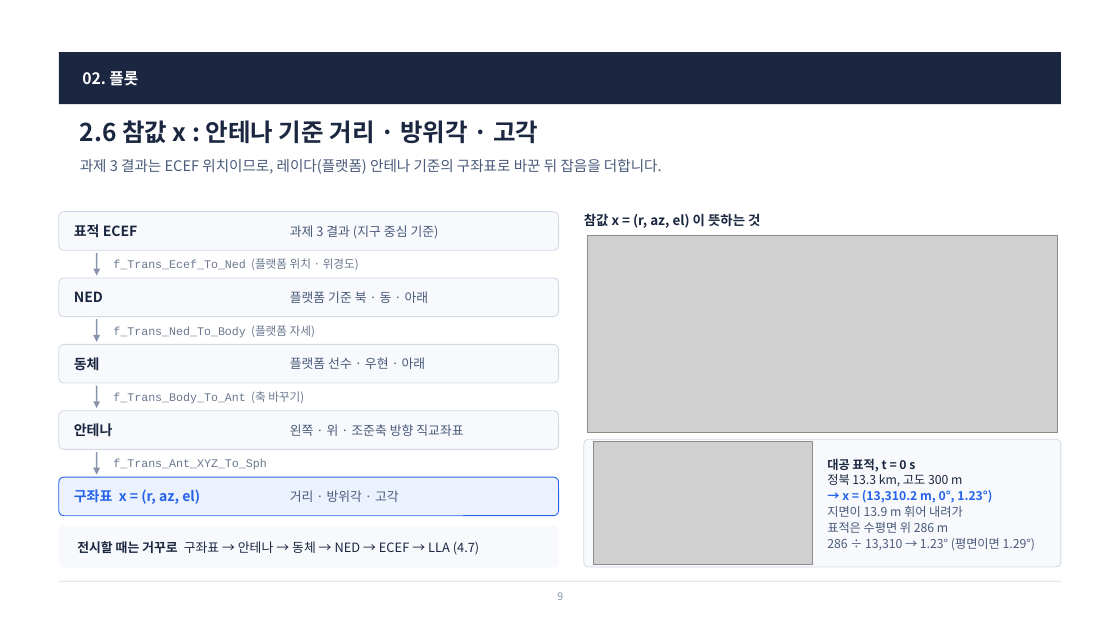
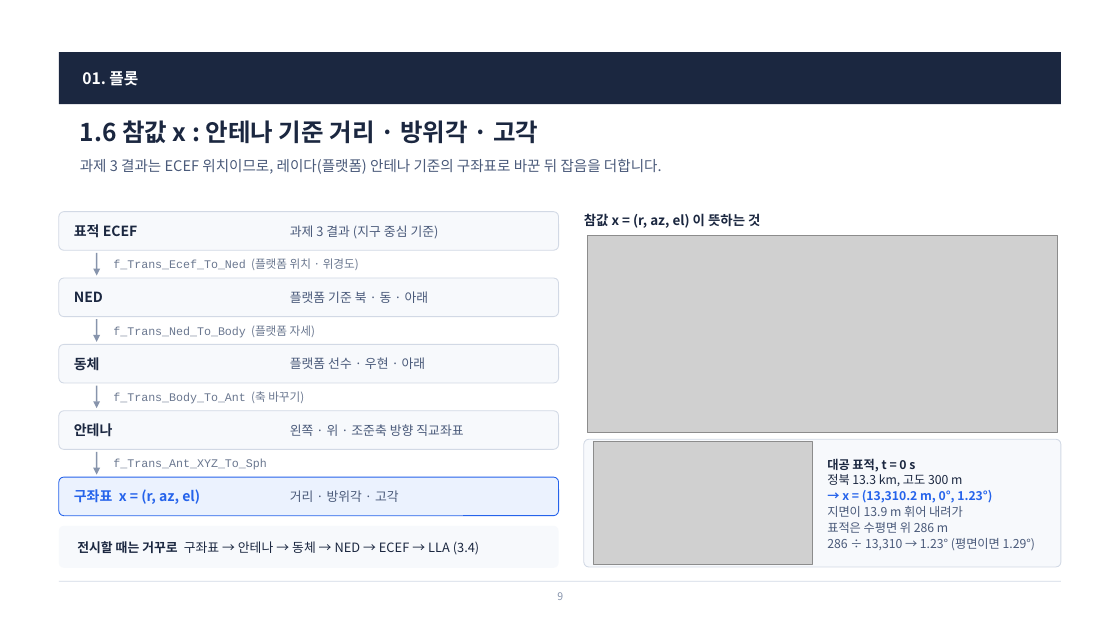
Before and after one commit to harley-hwan/radar-sw-study, a slide deck: slide 9 of Part4_Plot_Clutter_Sim/ref/산출물/Chapter4_PlotClutterSim.pptx. Drawn at 1120x630 pixels with LibreOffice and Linux fonts; fonts in the diff are those of the drawing; grey boxes stand for pictures. Boxes give left, top, right and bottom in pixels: in the first picture for what was removed or moved away, otherwise in the second. Text is boxed around its words. In the diff, an @@ line names an element or a change of style, - is before the commit and + after.

```diff
--- a/Part4_Plot_Clutter_Sim/ref/산출물/Chapter4_PlotClutterSim.pptx
+++ b/Part4_Plot_Clutter_Sim/ref/산출물/Chapter4_PlotClutterSim.pptx
@@ text at box(82, 71, 138, 86): text changed @@
-02. 플롯
+01. 플롯
@@ title at box(80, 120, 538, 144): text changed @@
-2.6 참값 x : 안테나 기준 거리 · 방위각 · 고각
+1.6 참값 x : 안테나 기준 거리 · 방위각 · 고각
@@ text at box(77, 541, 480, 555): text changed @@
-전시할 때는 거꾸로 구좌표 → 안테나 → 동체 → NED → ECEF → LLA (4.7)
+전시할 때는 거꾸로 구좌표 → 안테나 → 동체 → NED → ECEF → LLA (3.4)
```
Also in this commit, not shown: 11 other slides changed, 10 slides added, 15 slides removed, 9 other files.
